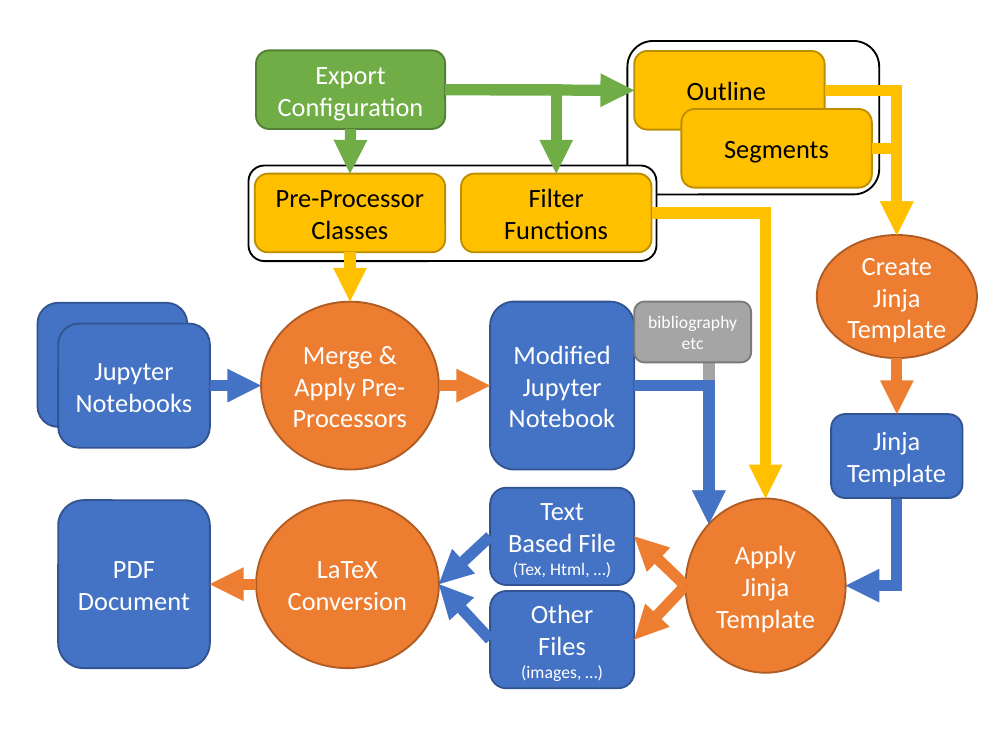
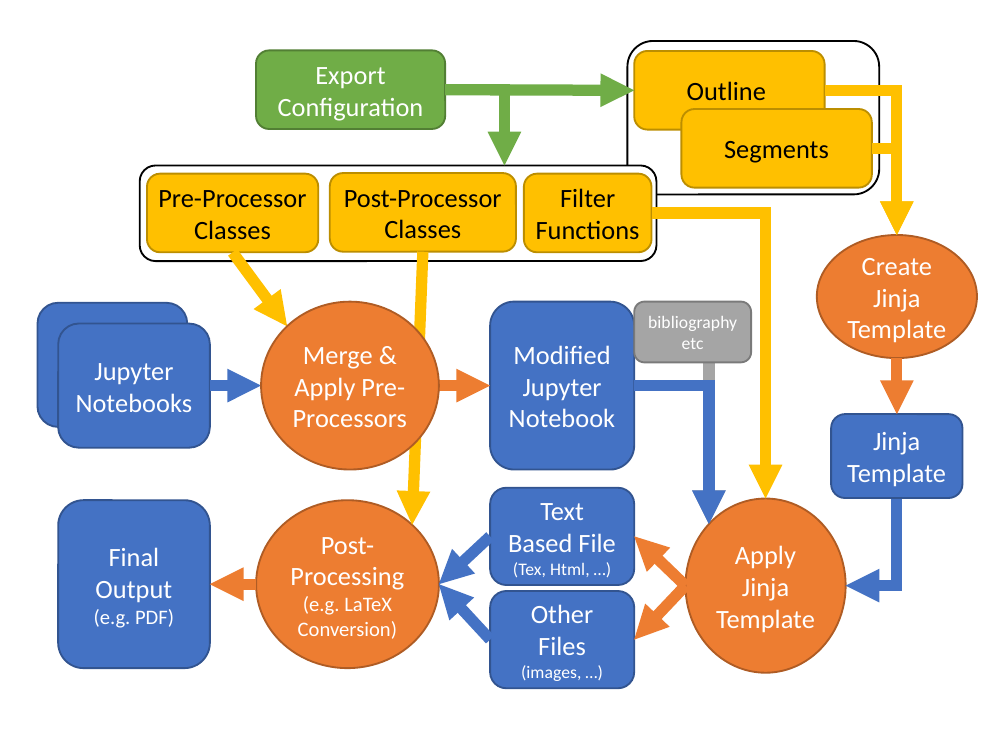
Before and after one commit to chrisjsewell/ipypublish, a slide deck: slide 1 of docs/source/_static/process.pptx. Drawn at 1008x743 pixels with LibreOffice and Linux fonts; fonts in the diff are those of the drawing. Boxes give left, top, right and bottom in pixels: in the first picture for what was removed or moved away, otherwise in the second. Text is boxed around its words. In the diff, an @@ line names an element or a change of style, - is before the commit and + after.

Commit message:
filled out nb_conversion section

```diff
--- a/docs/source/_static/process.pptx
+++ b/docs/source/_static/process.pptx
@@ elbow arrow moved from (445, 90) - (557, 174) to (445, 90) - (504, 166) @@
@@ arrow removed from (350, 129) to (350, 174) @@
@@ rounded rectangle: place and size @@
-rounded rectangle at [248,166,656,261]
+rounded rectangle at [140,166,658,261]
@@ rounded rectangle "Pre-Processor Classes": place and size @@
-rounded rectangle "Pre-Processor Classes" at [255,174,445,252]
+rounded rectangle "Pre-Processor Classes" at [147,174,318,252]
@@ rounded rectangle added at [330,172,516,251], fill #FFC000, outline #BD8E00 1 pt, 14.2 pt, text #000000 @@
+Post-Processor Classes
@@ rounded rectangle "Filter Functions": place and size @@
-rounded rectangle "Filter Functions" at [461,174,651,252]
+rounded rectangle "Filter Functions" at [524,174,652,252]
@@ arrow moved from (350, 252) - (350, 302) to (233, 252) - (287, 326) @@
@@ arrow added from (423, 252) to (412, 524), #FFC000 6 pt @@
@@ text in ellipse at [290,537,404,639]: text changed; size 14.2 to 11 pt @@
-LaTeX Conversion
+Post-Processing
+(e.g. LaTeX Conversion)
@@ text in rounded rectangle at [94,547,174,628]: text changed @@
-PDF Document
+Final Output
+(e.g. PDF)
```
Also in this commit, not shown: 6 other files.
